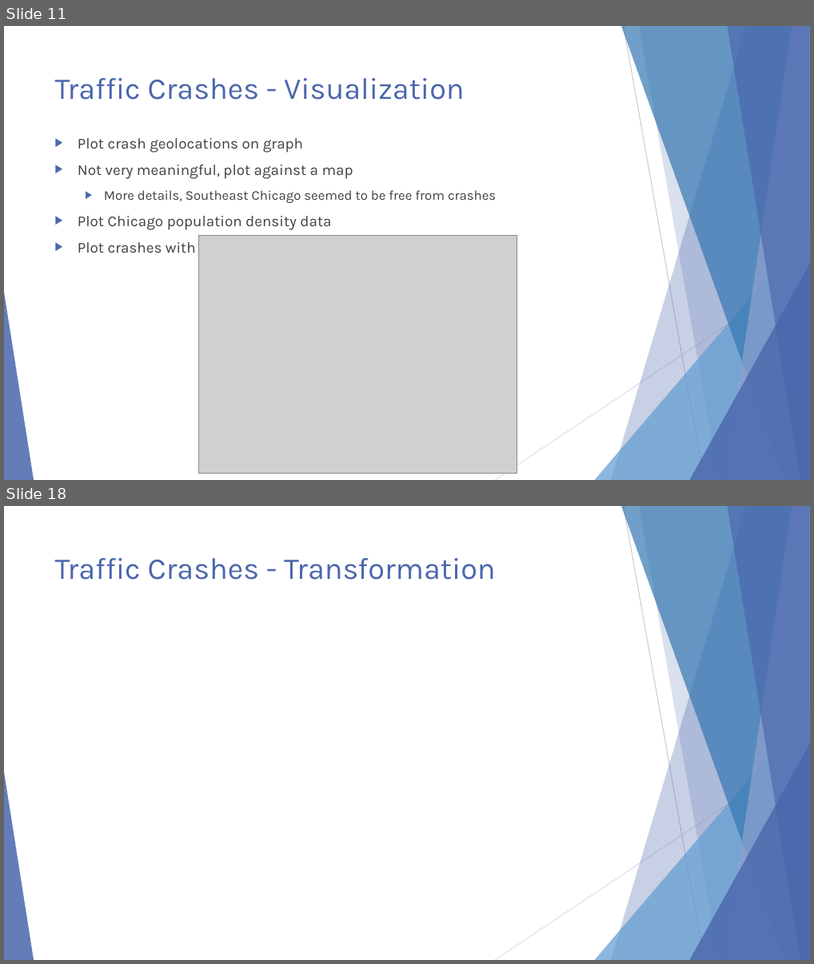
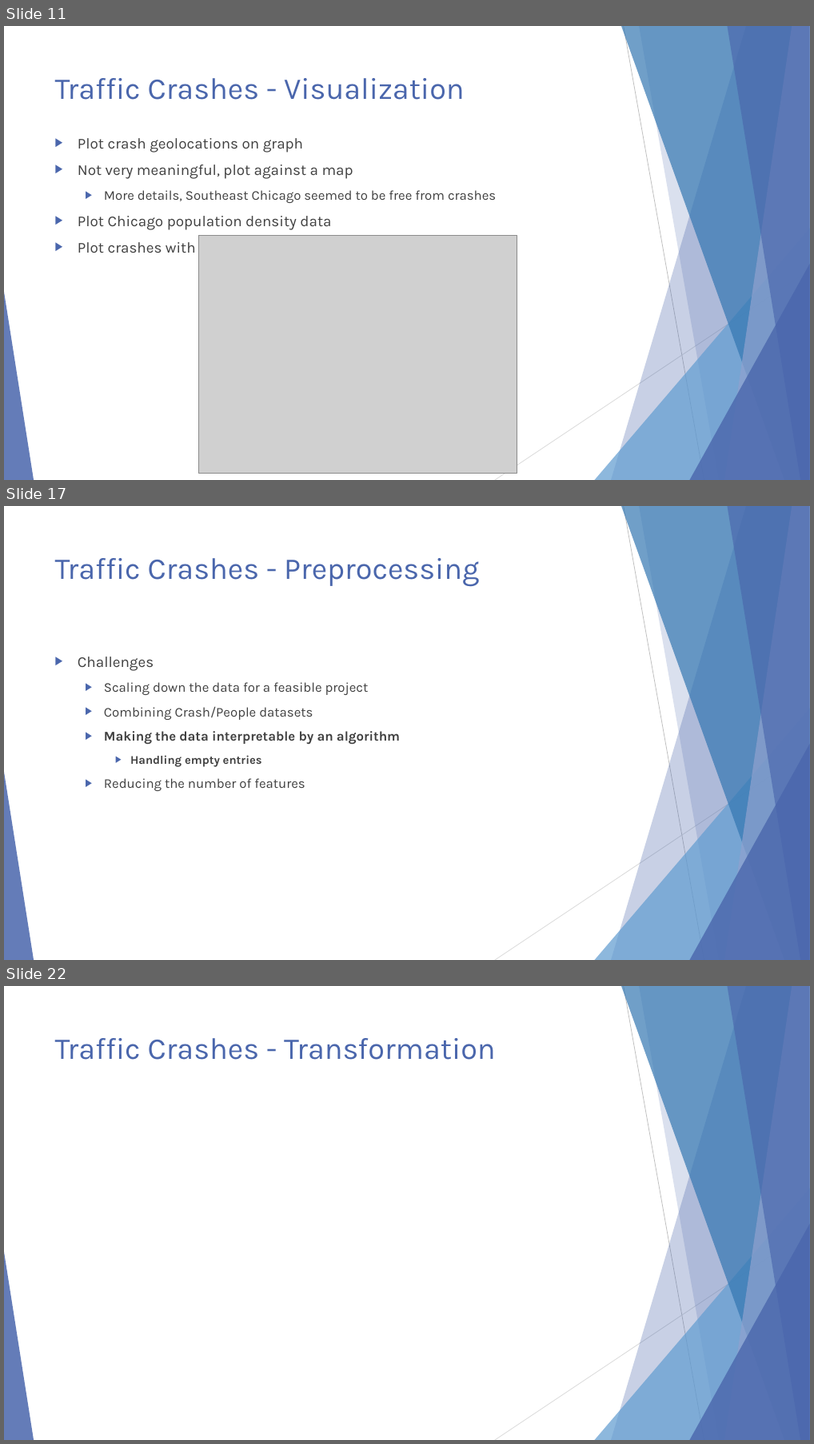
Before and after one commit to ndarwich/Crash-Analysis, a slide deck: Slides/An Investigation.pptx. Shown one above the other, each under a label of ours: slides 11 and 18 before the commit, slides 11, 17 and 22 after it; the slides between them are not shown. The pictures are 814x964 and 814x1444 pixels, drawn with LibreOffice and Linux fonts; fonts in the diff are those of the drawing; grey boxes stand for pictures. Boxes give left, top, right and bottom in pixels: in the first picture for what was removed or moved away, otherwise in the second. Text is boxed around its words. In the diff, an @@ line names an element or a change of style, - is before the commit and + after.

Commit message:
add preprocessing slides

```diff
--- a/Slides/An Investigation.pptx
+++ b/Slides/An Investigation.pptx
@@ slide 17 added at (4,506,810,960), background #FFFFFF; not listed: 10 template elements that a slide beside it also shows @@
@@ title added at (55,558,479,587), 36 pt, text #4A66AC @@
+Traffic Crashes - Preprocessing
@@ text added at (78,656,400,791), 16 pt, text #404040 @@
+▶ Challenges
+  ▶ Scaling down the data for a feasible project
+  ▶ Combining Crash/People datasets
+  ▶ Making the data interpretable by an algorithm
+    ▶ Handling empty entries
+  ▶ Reducing the number of features
@@ what was slide 18 is now slide 22 @@
```
Also in this commit, not shown: 6 slides changed, 3 other slides added, 1 other file.
